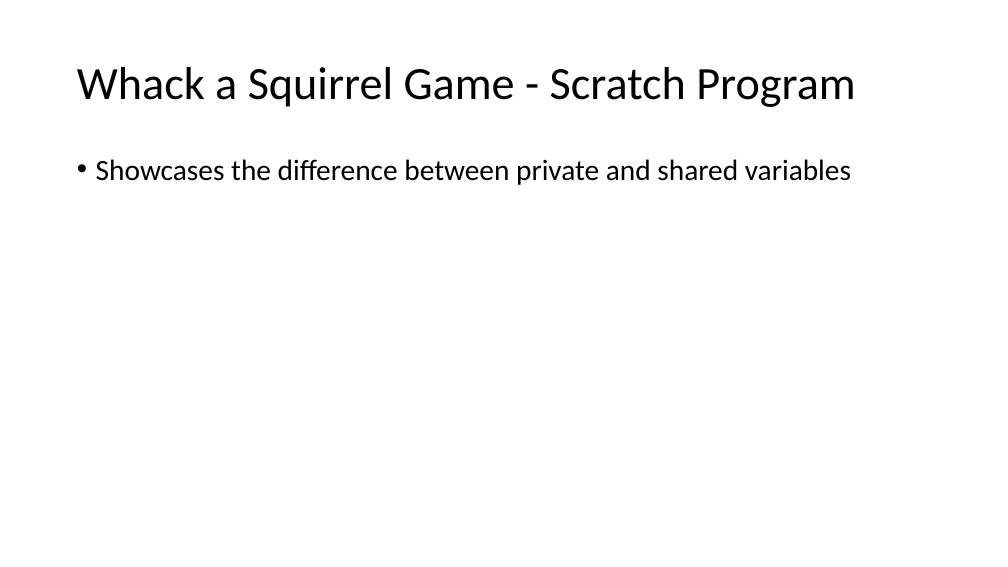
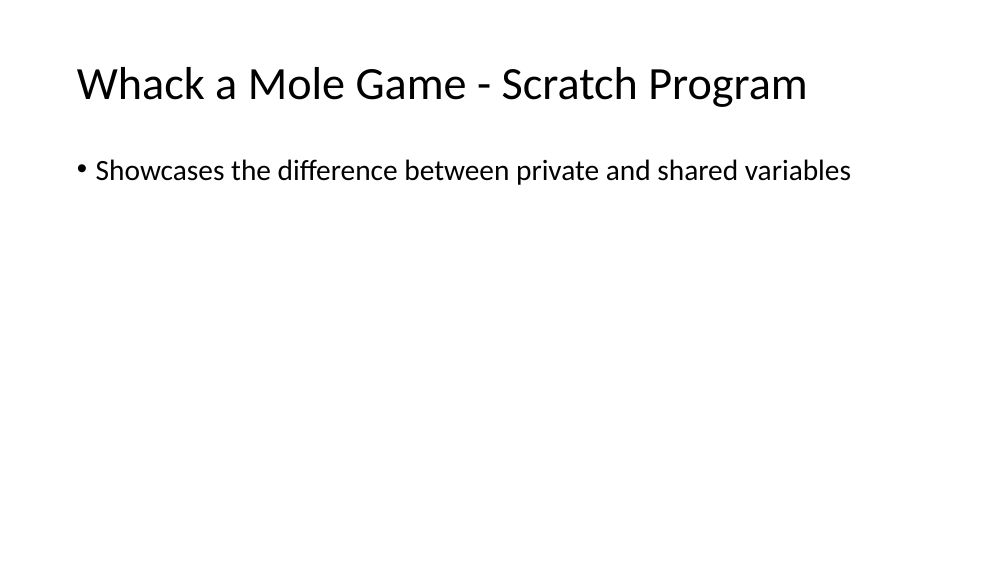
Before and after one commit to evarga/parallel-computing-lectures, a slide deck: slide 7 of lecture-1/presentation-1.pptx. Drawn at 1008x567 pixels with LibreOffice and Linux fonts; fonts in the diff are those of the drawing. Boxes give left, top, right and bottom in pixels: in the first picture for what was removed or moved away, otherwise in the second. Text is boxed around its words. In the diff, an @@ line names an element or a change of style, - is before the commit and + after.

Commit message:
Change 'Whack a Squirrel Game' to 'Whack a Mole Game'.

```diff
--- a/lecture-1/presentation-1.pptx
+++ b/lecture-1/presentation-1.pptx
@@ title at box(77, 67, 807, 107): text changed @@
-Whack a Squirrel Game - Scratch Program
+Whack a Mole Game - Scratch Program
```
Also in this commit, not shown: 2 other files.
